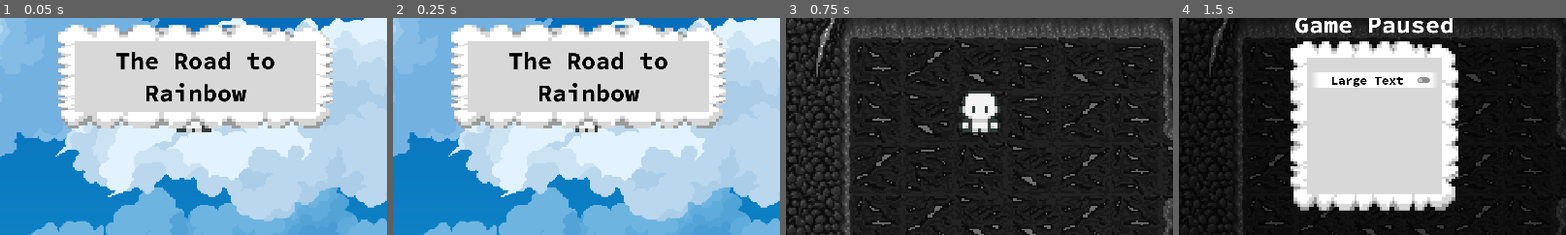
Above: before the commit, frames 1-4 (left to right).
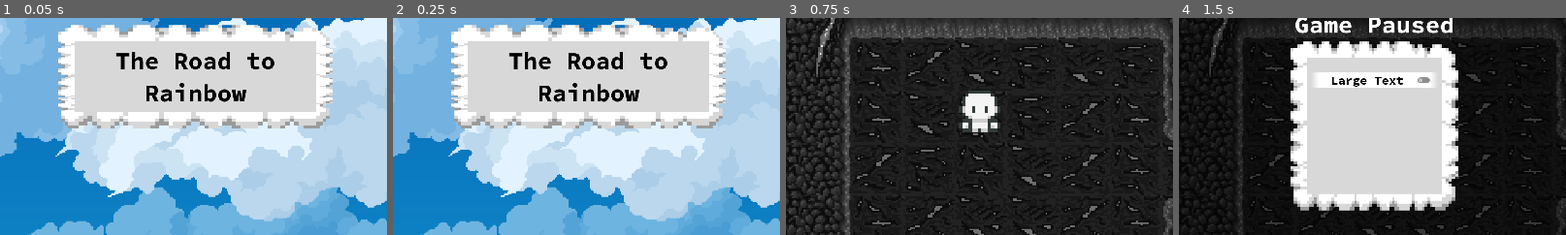
Above: after the commit, the same moments.

Repository: emkartch/ATLS_4140_Final
Game: Godot game, scene res://main.tscn
Two runs of this game, one before a commit and one after it. Both use one fixed random seed, a clock stepped at 60 frames per second and the inputs below.
Inputs (mouse positions are % of the whole screen's width and height, from its top left):
- Up to frame 1 (0.05 s): no input
- Up to frame 2 (0.25 s): no input
- Up to frame 3 (0.75 s): click "Start" at 0.5 s
- Up to frame 4 (1.5 s): click (97, 6) at 1.25 s
The pictures show only the part of the screen within x 25-75%, y 29-79%; the shares and areas given below are measured in that part.

The runs differ from the first frame. In frame 1, 0.3% of the frame differs, in the area x 45-55%, y 47-53%; in frame 2, 0.2%; in frame 3, nothing differs; in frame 4, nothing differs.

Commit message:
State Machine (Death)

Diff:
--- a/the-road-to-rainbow/global_variables.gd
+++ b/the-road-to-rainbow/global_variables.gd
@@ -15,3 +15,5 @@
 var game_lvl = 1
 
 var max_player_health = 100
+
+var player_death = false
--- a/the-road-to-rainbow/hud.gd
+++ b/the-road-to-rainbow/hud.gd
@@ -6,11 +6,13 @@
 @onready var main = get_node("/root/Main")
 @onready var theme = preload("res://theme/trtr_theme.tres")
 @onready var tileMap = get_node("/root/Main/allTiles")
+@onready var player = get_node("/root/Main/Player")
 
 func _ready():
 	$InLevel.hide()
 	$Settings.hide()
 	tileMap.hide()
+	player.hide()
 
 #func level_remove():
 	#tileMap.queue_free()
--- a/the-road-to-rainbow/main.gd
+++ b/the-road-to-rainbow/main.gd
@@ -24,10 +24,16 @@
 	healthBar.value = Global.max_player_health
 	healthBarText.text = str(int(player.health)) + "/" + str(int(Global.max_player_health))
 	Global.game_lvl = 1
+	player.show()
 	tileMap.show()
-	#tileMap.get_node("Violet").enabled = false
 
 	#for vector in minion_locations:
 		#var location = vector * tile_cell_size
 		#spawn_mob(Vector2(1,1),3,location)
 	Global.main_game_running = true
+
+
+func _on_player_health_depleted() -> void:
+	get_tree().call_group("mobs", "queue_free")
+	Global.main_game_running = false
+	Global.player_death = true
--- a/the-road-to-rainbow/main.tscn
+++ b/the-road-to-rainbow/main.tscn
@@ -15,4 +15,5 @@
 [node name="HUD" parent="." instance=ExtResource("4_1bvp3")]
 
 [connection signal="activate_puzzle" from="allTiles" to="." method="activate_puzzle"]
+[connection signal="health_depleted" from="Player" to="." method="_on_player_health_depleted"]
 [connection signal="start_game" from="HUD" to="." method="_on_hud_start_game"]
--- /dev/null
+++ b/the-road-to-rainbow/mob.gd
@@ -0,0 +1,42 @@
+extends CharacterBody2D
+
+var speed = randf_range(100, 200)
+var health = 3
+
+@onready var player = get_node("/root/Main/Player")
+#@onready var camera = get_node("/root/Main/Player/Camera2D/CameraArea")
+#@onready var camera = get_node("/root/Main/Player/ReferenceRect")
+@onready var animatedSprite = get_node("BodyPivot/AnimatedSprite2D")
+
+var knockbackBool = false
+
+#func _ready():
+	#move.connect(player_velocity)
+
+func _physics_process(delta: float) -> void:
+	#var is_visible = []
+	#var visible = camera.get_overlapping_areas()
+	#for area in visible:
+		#is_visible.append(area.name)
+	#if is_visible.has("Visible"):
+	#var rect: Rect2 = Rect2(to_global(camera.position), camera.size)
+	#if rect.has_point(position):
+		if knockbackBool == true:
+			var kb_direction = (Global.knockback - velocity).normalized() * 10000
+			velocity = kb_direction
+			velocity.y -= 250
+			move_and_slide()
+			knockbackBool = false
+		else:
+			var direction = global_position.direction_to(player.global_position)
+			velocity = direction * speed
+			move_and_slide()
+			animatedSprite.play(str(Global.level_count) + "_walk")
+
+
+func mob_take_damage():
+	health -= 1
+	knockbackBool = true
+	if health == 0:
+
+		queue_free()
--- a/the-road-to-rainbow/mob.tscn
+++ b/the-road-to-rainbow/mob.tscn
@@ -1,15 +1,19 @@
-[gd_scene load_steps=3 format=3 uid="uid://cibm3roerd7no"]
+[gd_scene load_steps=4 format=3 uid="uid://cibm3roerd7no"]
 
 [ext_resource type="SpriteFrames" uid="uid://b0ueeio0r8gvf" path="res://mobs/sprites/red_slime.tres" id="1_dy6sc"]
+[ext_resource type="Script" uid="uid://dqh6s5xol2irw" path="res://mob.gd" id="1_nokgg"]
 
 [sub_resource type="RectangleShape2D" id="RectangleShape2D_jfba5"]
-size = Vector2(30, 22)
+size = Vector2(34, 22)
 
-[node name="Mob" type="CharacterBody2D"]
+[node name="Mob" type="CharacterBody2D" groups=["mobs"]]
+script = ExtResource("1_nokgg")
 
 [node name="AnimatedSprite2D" type="AnimatedSprite2D" parent="."]
 sprite_frames = ExtResource("1_dy6sc")
-animation = &"death"
+animation = &"walk"
+frame = 4
+frame_progress = 0.127448
 
 [node name="CollisionShape2D" type="CollisionShape2D" parent="."]
 position = Vector2(1, 21)
--- a/the-road-to-rainbow/player.tscn
+++ b/the-road-to-rainbow/player.tscn
@@ -7,9 +7,17 @@
 [ext_resource type="Script" uid="uid://bd1025xo7vmov" path="res://states/walk.gd" id="5_sweqy"]
 [ext_resource type="Script" uid="uid://rjf5in3lxlga" path="res://states/run.gd" id="6_2hs0m"]
 [ext_resource type="Script" uid="uid://c2mkqg8nswcdl" path="res://states/attack.gd" id="7_1jxqw"]
+[ext_resource type="Script" uid="uid://cdrsmpm1wax2m" path="res://states/hurt.gd" id="8_dw050"]
+[ext_resource type="Script" uid="uid://dn52hpyfbcw0j" path="res://states/death.gd" id="9_b26j0"]
 
 [sub_resource type="RectangleShape2D" id="RectangleShape2D_ob8u7"]
-size = Vector2(25.75, 30)
+size = Vector2(23.75, 13)
+
+[sub_resource type="RectangleShape2D" id="RectangleShape2D_1jxqw"]
+size = Vector2(24.75, 14)
+
+[sub_resource type="RectangleShape2D" id="RectangleShape2D_b26j0"]
+size = Vector2(26, 28)
 
 [node name="Player" type="CharacterBody2D"]
 scale = Vector2(4, 4)
@@ -20,8 +28,21 @@
 animation = &"attack_down"
 
 [node name="CollisionShape2D" type="CollisionShape2D" parent="."]
-position = Vector2(0.625, 1)
+position = Vector2(-1.125, 8)
 shape = SubResource("RectangleShape2D_ob8u7")
+
+[node name="HurtBox" type="Area2D" parent="."]
+
+[node name="CollisionShape2D" type="CollisionShape2D" parent="HurtBox"]
+position = Vector2(-1.125, 8)
+shape = SubResource("RectangleShape2D_1jxqw")
+
+[node name="PunchArea" type="Area2D" parent="."]
+
+[node name="PunchBox" type="CollisionShape2D" parent="PunchArea"]
+unique_name_in_owner = true
+position = Vector2(-1, 0)
+shape = SubResource("RectangleShape2D_b26j0")
 
 [node name="Camera2D" type="Camera2D" parent="."]
 
@@ -29,22 +50,35 @@
 script = ExtResource("3_i3pqv")
 initial_state = NodePath("idle")
 
-[node name="idle" type="Node" parent="State Machine" node_paths=PackedStringArray("player")]
+[node name="idle" type="Node" parent="State Machine" node_paths=PackedStringArray("Player")]
 script = ExtResource("4_hqtel")
-player = NodePath("../..")
+Player = NodePath("../..")
 metadata/_custom_type_script = "uid://ccgnjn2k7y5uf"
 
-[node name="walk" type="Node" parent="State Machine" node_paths=PackedStringArray("player")]
+[node name="walk" type="Node" parent="State Machine" node_paths=PackedStringArray("Player")]
 script = ExtResource("5_sweqy")
-player = NodePath("../..")
+Player = NodePath("../..")
 metadata/_custom_type_script = "uid://bd1025xo7vmov"
 
-[node name="run" type="Node" parent="State Machine" node_paths=PackedStringArray("player")]
+[node name="run" type="Node" parent="State Machine" node_paths=PackedStringArray("Player")]
 script = ExtResource("6_2hs0m")
-player = NodePath("../..")
+Player = NodePath("../..")
 metadata/_custom_type_script = "uid://rjf5in3lxlga"
 
-[node name="attack" type="Node" parent="State Machine" node_paths=PackedStringArray("player")]
+[node name="attack" type="Node" parent="State Machine" node_paths=PackedStringArray("Player")]
 script = ExtResource("7_1jxqw")
+Player = NodePath("../..")
+metadata/_custom_type_script = "uid://c2mkqg8nswcdl"
+
+[node name="hurt" type="Node" parent="State Machine" node_paths=PackedStringArray("player")]
+script = ExtResource("8_dw050")
 player = NodePath("../..")
-metadata/_custom_type_script = "uid://c2mkqg8nswcdl"
+metadata/_custom_type_script = "uid://cdrsmpm1wax2m"
+
+[node name="death" type="Node" parent="State Machine" node_paths=PackedStringArray("Player")]
+script = ExtResource("9_b26j0")
+Player = NodePath("../..")
+metadata/_custom_type_script = "uid://dn52hpyfbcw0j"
+
+[connection signal="body_entered" from="HurtBox" to="." method="_on_hurt_box_body_entered"]
+[connection signal="body_entered" from="PunchArea" to="." method="_on_punch_area_body_entered"]
--- a/the-road-to-rainbow/player_controller.gd
+++ b/the-road-to-rainbow/player_controller.gd
@@ -21,6 +21,7 @@
 	position = Vector2(577, 300)
 	$AnimatedSprite2D.sprite_frames = basic_sprites
 	$AnimatedSprite2D.play("idle_down")
+	%PunchBox.disabled = true
 
 func _process(delta):
 	if Global.main_game_running:
@@ -57,7 +58,8 @@
 			#$AnimatedSprite2D.sprite_frames = basic_sprites
 			#test_tracker = 0
 
-func _on_body_entered(body) -> void:
+
+func _on_hurt_box_body_entered(body: Node2D) -> void:
 	if body == self:
 		return
 	if body is CharacterBody2D:
@@ -67,5 +69,10 @@
 		healthBar.value = health
 		healthBarText.text = str(int(health)) + "/" + str(int(Global.max_player_health))
 		if health <= 0.0:
-			hide() # Player disappears after being hit.
+			#hide() # Player disappears after being hit.
 			health_depleted.emit()
+
+
+func _on_punch_area_body_entered(body: Node2D) -> void:
+	if body != self and body.has_method("mob_take_damage"):
+		body.mob_take_damage()
--- a/the-road-to-rainbow/states/attack.gd
+++ b/the-road-to-rainbow/states/attack.gd
@@ -1,15 +1,43 @@
 extends State
 class_name attack
 
-@export var player : CharacterBody2D
+@export var Player : CharacterBody2D
 
 @onready var animatedSprite: AnimatedSprite2D = get_node("/root/Main/Player/AnimatedSprite2D")
+@onready var punchArea = get_node("/root/Main/Player/PunchArea")
+@onready var hud = get_node("/root/Main/HUD")
+@onready var anim_name = null
 
 func _ready():
-	animatedSprite.animation_finished.connect(_on_attack_finished)
+	animatedSprite.animation_finished.connect(_on_animation_finished)
 
 func enter():
 	animatedSprite.play("attack_" + Global.cur_direction)
 
-func _on_attack_finished():
-	Transitioned.emit(self, "idle")
+	if Global.cur_direction == "up":
+		punchArea.position = Vector2(0,-13)
+	elif Global.cur_direction == "down":
+		punchArea.position = Vector2(0,13)
+	elif Global.cur_direction == "left":
+		punchArea.position = Vector2(-13,0)
+	elif Global.cur_direction == "right":
+		punchArea.position = Vector2(13,0)
+
+	%PunchBox.disabled = false
+
+func _on_animation_finished():
+	anim_name = animatedSprite.animation
+
+	if anim_name == "death_up" or anim_name == "death_down" or anim_name == "death_left" or anim_name == "death_right":
+		Global.wound_animation = false
+		hud.show_game_over()
+	elif anim_name == "hurt_up" or anim_name == "hurt_down" or anim_name == "hurt_left" or anim_name == "hurt_right":
+		Global.wound_animation = false
+		Transitioned.emit(self, "idle")
+	elif anim_name == "attack_up" or anim_name == "attack_down" or anim_name == "attack_left" or anim_name == "attack_right":
+		%PunchBox.disabled = true
+		Transitioned.emit(self, "idle")
+
+#func _on_attack_finished():
+	#%PunchBox.disabled = true
+	#Transitioned.emit(self, "idle")
--- /dev/null
+++ b/the-road-to-rainbow/states/death.gd
@@ -0,0 +1,19 @@
+extends State
+class_name death
+
+@export var Player : CharacterBody2D
+
+@onready var animatedSprite: AnimatedSprite2D = get_node("/root/Main/Player/AnimatedSprite2D")
+#@onready var hud = get_node("/root/Main/HUD")
+#@onready var player = get_node("/root/Main/Player")
+
+#func _ready():
+	#animatedSprite.animation_finished.connect(_on_death_finished)
+
+func enter():
+	animatedSprite.play("death_" + Global.cur_direction)
+
+#func _on_death_finished():
+	#print(animatedSprite.animation)
+	#Global.wound_animation = false
+	#hud.show_game_over()
--- a/the-road-to-rainbow/states/hurt.gd
+++ b/the-road-to-rainbow/states/hurt.gd
@@ -5,12 +5,12 @@
 
 @onready var animatedSprite: AnimatedSprite2D = get_node("/root/Main/Player/AnimatedSprite2D")
 
-func _ready():
-	animatedSprite.animation_finished.connect(_on_hurt_finished)
+#func _ready():
+	#animatedSprite.animation_finished.connect(_on_hurt_finished)
 
 func enter():
 	animatedSprite.play("hurt_" + Global.cur_direction)
 
-func _on_hurt_finished():
-	Global.wound_animation = false
-	Transitioned.emit(self, "hurt")
+#func _on_hurt_finished():
+	#Global.wound_animation = false
+	#Transitioned.emit(self, "hurt")
--- a/the-road-to-rainbow/states/idle.gd
+++ b/the-road-to-rainbow/states/idle.gd
@@ -1,7 +1,7 @@
 extends State
 class_name idle
 
-@export var player : CharacterBody2D
+@export var Player : CharacterBody2D
 
 @onready var animatedSprite: AnimatedSprite2D = get_node("/root/Main/Player/AnimatedSprite2D")
 
@@ -16,7 +16,9 @@
 
 func physics_update(_delta):
 
-	if Global.wound_animation:
+	if Global.player_death:
+		Transitioned.emit(self, "death")
+	elif Global.wound_animation:
 		Transitioned.emit(self, "hurt")
 	elif Input.is_action_just_pressed("player_attack"):
 		Transitioned.emit(self, "attack")
--- a/the-road-to-rainbow/states/player_state_machine.gd
+++ b/the-road-to-rainbow/states/player_state_machine.gd
@@ -1,11 +1,14 @@
 extends Node
 
 @export var initial_state : State
+
+@onready var animatedSprite: AnimatedSprite2D = get_node("/root/Main/Player/AnimatedSprite2D")
 
 var current_state : State
 var states : Dictionary = {}
 
 func _ready():
+
 	for child in get_children():
 		if child is State:
 			states[child.name.to_lower()] = child
--- a/the-road-to-rainbow/states/run.gd
+++ b/the-road-to-rainbow/states/run.gd
@@ -1,7 +1,7 @@
 extends State
 class_name run
 
-@export var player : CharacterBody2D
+@export var Player : CharacterBody2D
 
 @onready var animatedSprite: AnimatedSprite2D = get_node("/root/Main/Player/AnimatedSprite2D")
 
@@ -17,7 +17,9 @@
 
 func physics_update(_delta):
 
-	if Global.wound_animation:
+	if Global.player_death:
+		Transitioned.emit(self, "death")
+	elif Global.wound_animation:
 		Transitioned.emit(self, "hurt")
 	elif Input.is_action_just_pressed("player_attack"):
 		Transitioned.emit(self, "attack")
--- a/the-road-to-rainbow/states/walk.gd
+++ b/the-road-to-rainbow/states/walk.gd
@@ -1,7 +1,7 @@
 extends State
 class_name walk
 
-@export var player : CharacterBody2D
+@export var Player : CharacterBody2D
 
 @onready var animatedSprite: AnimatedSprite2D = get_node("/root/Main/Player/AnimatedSprite2D")
 
@@ -17,7 +17,9 @@
 
 func physics_update(_delta):
 
-	if Global.wound_animation:
+	if Global.player_death:
+		Transitioned.emit(self, "death")
+	elif Global.wound_animation:
 		Transitioned.emit(self, "hurt")
 	elif Input.is_action_just_pressed("player_attack"):
 		Transitioned.emit(self, "attack")
Not shown, added: the-road-to-rainbow/mob.gd.uid
Not shown: 1 places in the-road-to-rainbow/player.tscn that only renumber resources
Not shown, added: the-road-to-rainbow/states/death.gd.uid
